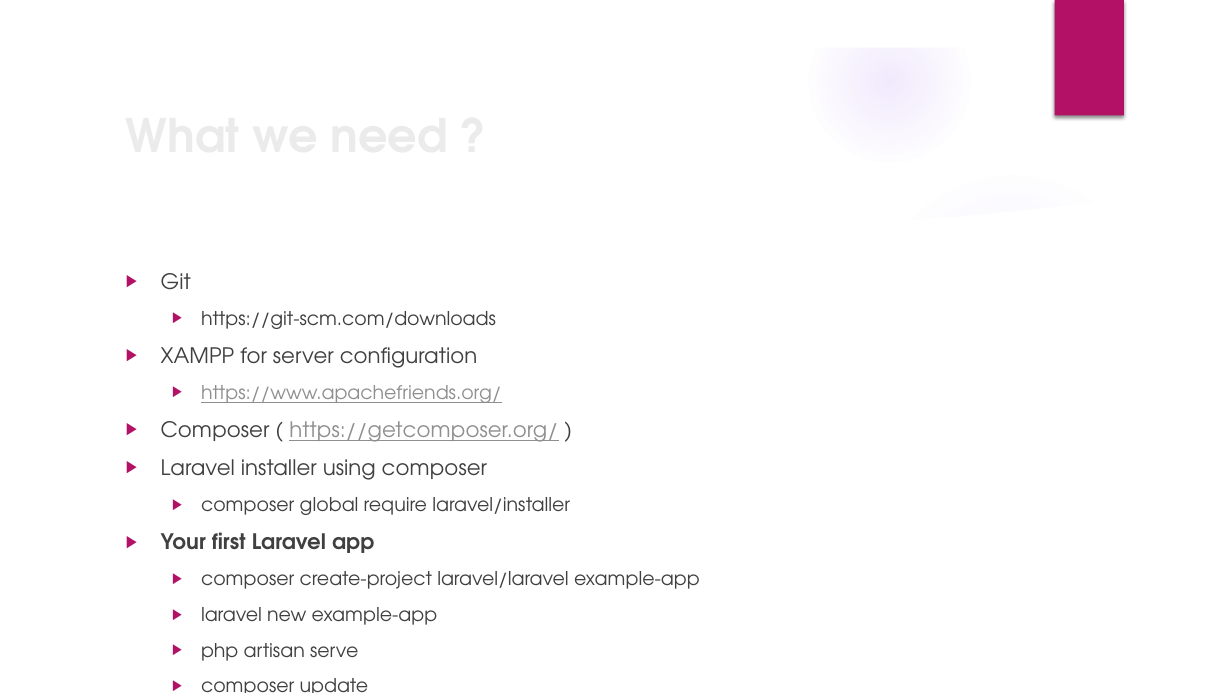
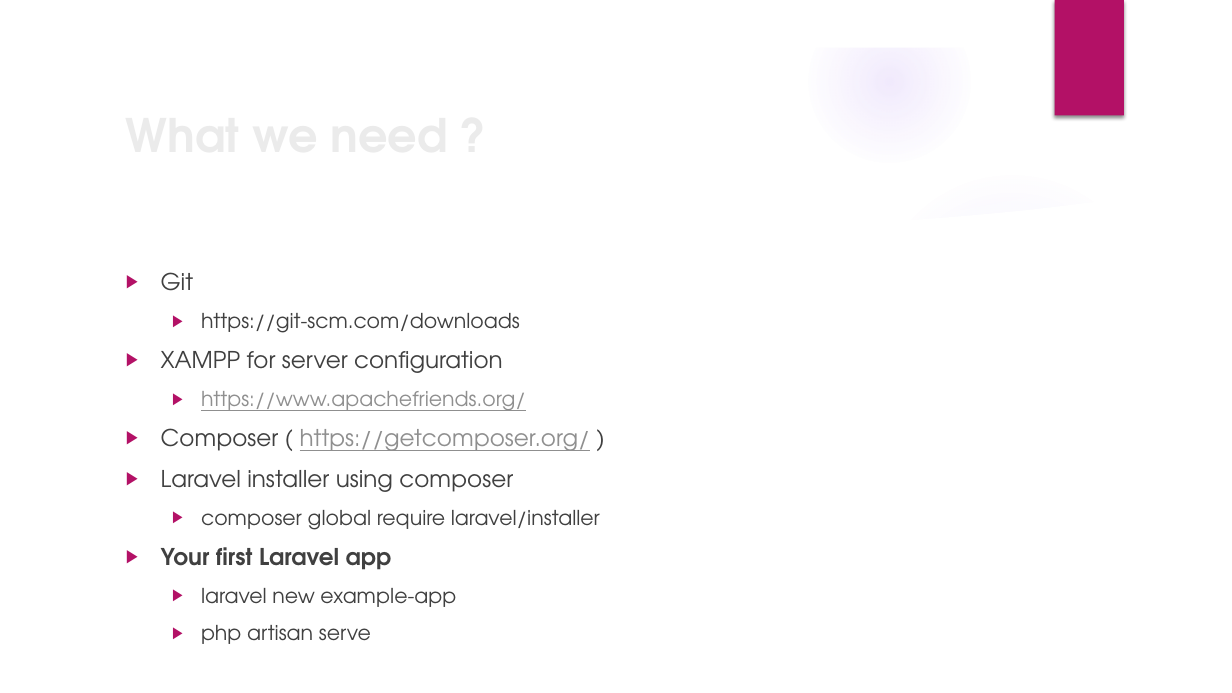
Before and after one commit to amskz401/Web-Batch-02-PNY, a slide deck: slide 3 of Muhammad Farhan (Laravel).pptx. Drawn at 1232x693 pixels with LibreOffice and Linux fonts; fonts in the diff are those of the drawing; background and template pictures are left out. Boxes give left, top, right and bottom in pixels: in the first picture for what was removed or moved away, otherwise in the second. Text is boxed around its words. In the diff, an @@ line names an element or a change of style, - is before the commit and + after.

```diff
--- a/Muhammad Farhan (Laravel).pptx
+++ b/Muhammad Farhan (Laravel).pptx
@@ text at bbox=[161, 272, 600, 644]: paragraph removed @@
-  ▶ composer update
@@ text "Git" at bbox=[161, 272, 600, 644]: size 16.6 to 18 pt in "Git", "XAMPP for server configuration", "Composer ( https://getcomposer.org/ )", "Laravel installer using composer" and 1 more places; size 14.8 to 16 pt in "https://git-scm.com/downloads", "https://www.apachefriends.org/", "composer global require laravel/installer", "laravel new example-app" and 1 more places @@
@@ text at bbox=[201, 571, 700, 589]: paragraph removed @@
-  ▶ composer create-project laravel/laravel example-app
```
Also in this commit, not shown: 9 other files.
